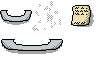
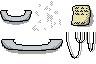
The second 96px x 64px image is a revision of the first. Changes to its layers:
painted on "Layer #2" over [left=66, top=32, right=94, bottom=59]
added layer "Layer #3" (35%) above "Layer #1" over [left=68, top=32, right=96, bottom=58]
